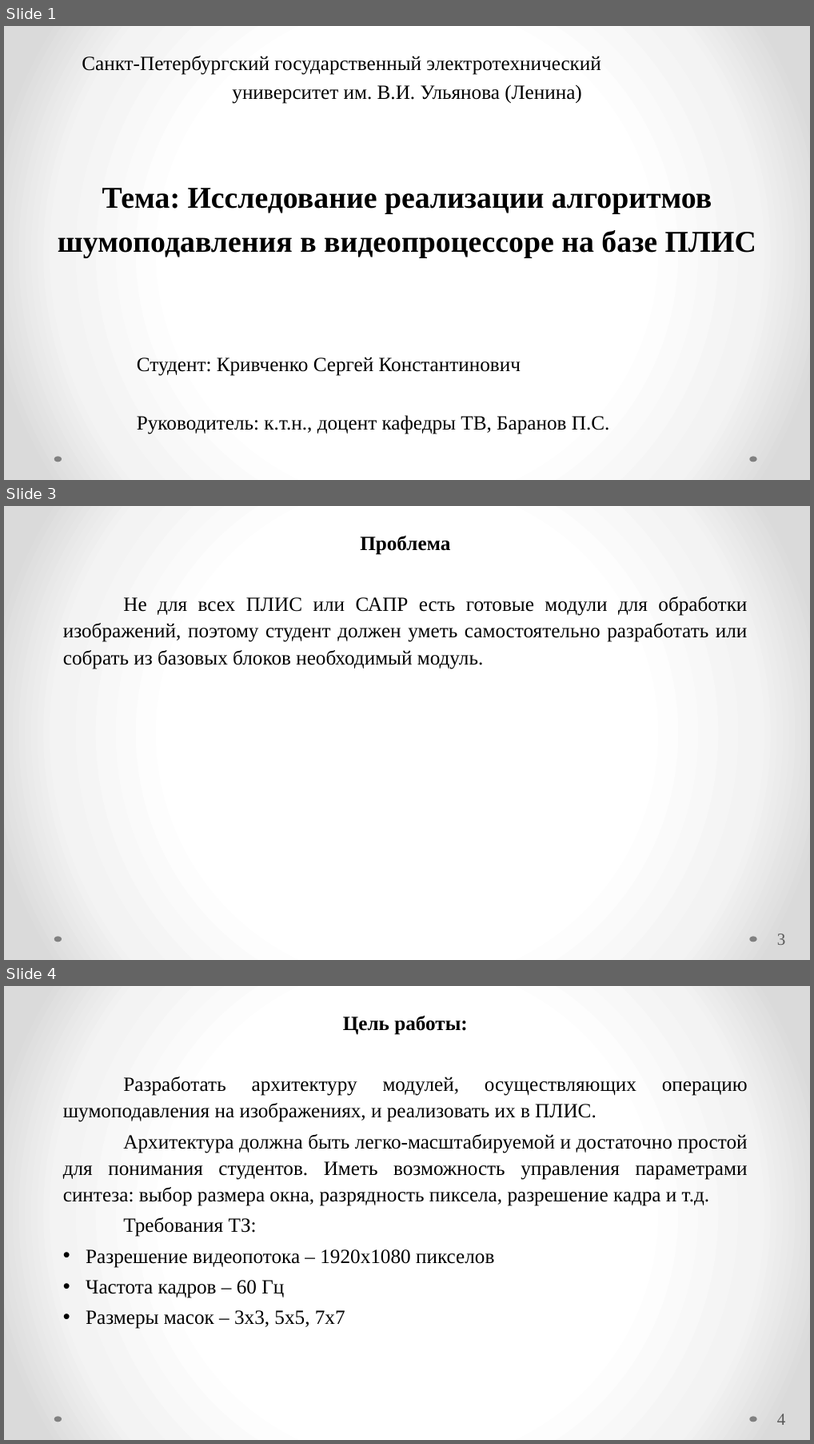
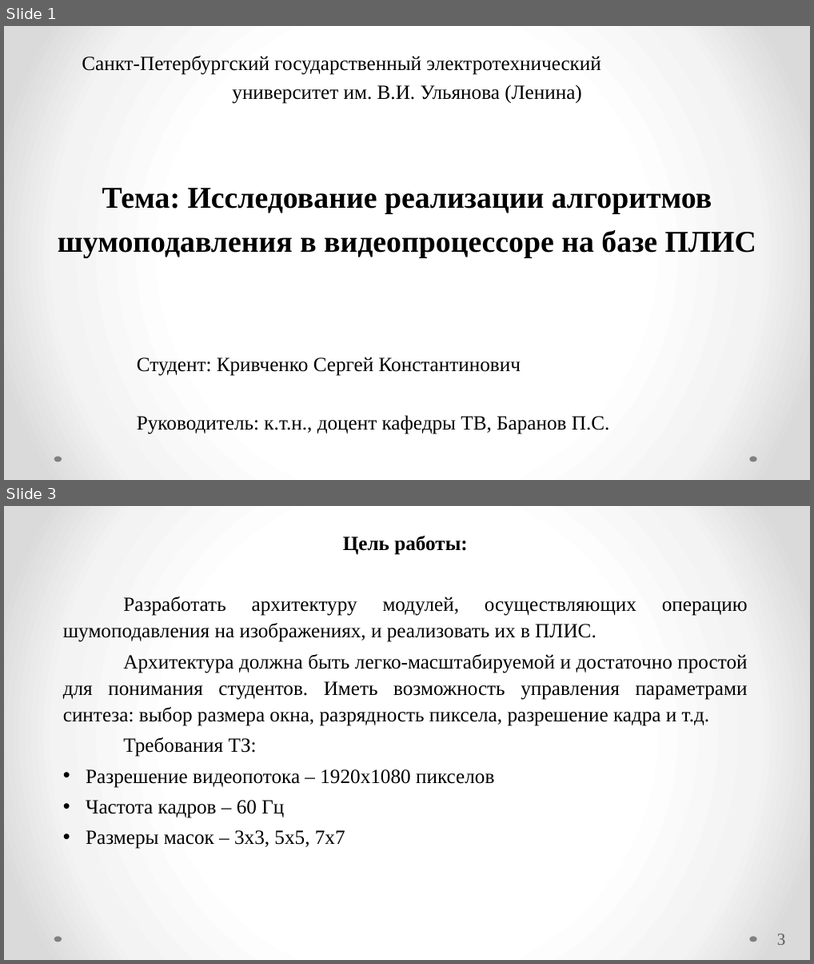
Before and after one commit to Radiophantom/master_yoda, a slide deck: VKR.pptx. Shown one above the other, each under a label of ours: slides 1, 3 and 4 before the commit, slides 1 and 3 after it; the slides between them are not shown. The pictures are 814x1444 and 814x964 pixels, drawn with LibreOffice and Linux fonts; fonts in the diff are those of the drawing. Boxes give left, top, right and bottom in pixels: in the first picture for what was removed or moved away, otherwise in the second. Text is boxed around its words. In the diff, an @@ line names an element or a change of style, - is before the commit and + after.

```diff
--- a/VKR.pptx
+++ b/VKR.pptx
@@ slide 3 removed at (x1=4, y1=506, x2=810, y2=960), background gradient #FFFFFF to #F4F4F4 to #DADADA; not listed: 2 template elements that a slide beside it also shows @@
@@ text removed at (x1=63, y1=536, x2=748, y2=669) @@
-Проблема
-Не для всех ПЛИС или САПР есть готовые модули для обработки изображений, поэтому студент должен уметь самостоятельно разработать или собрать из базовых блоков необходимый модуль.
@@ page number removed at (x1=778, y1=933, x2=786, y2=944) @@
-3
@@ what was slide 4 is now slide 3 @@
@@ page number at (x1=778, y1=933, x2=786, y2=944): text changed @@
-4
+3
```
Also in this commit, not shown: 6 slides changed, 10 slides added, 4 other slides removed, 3 other files.
